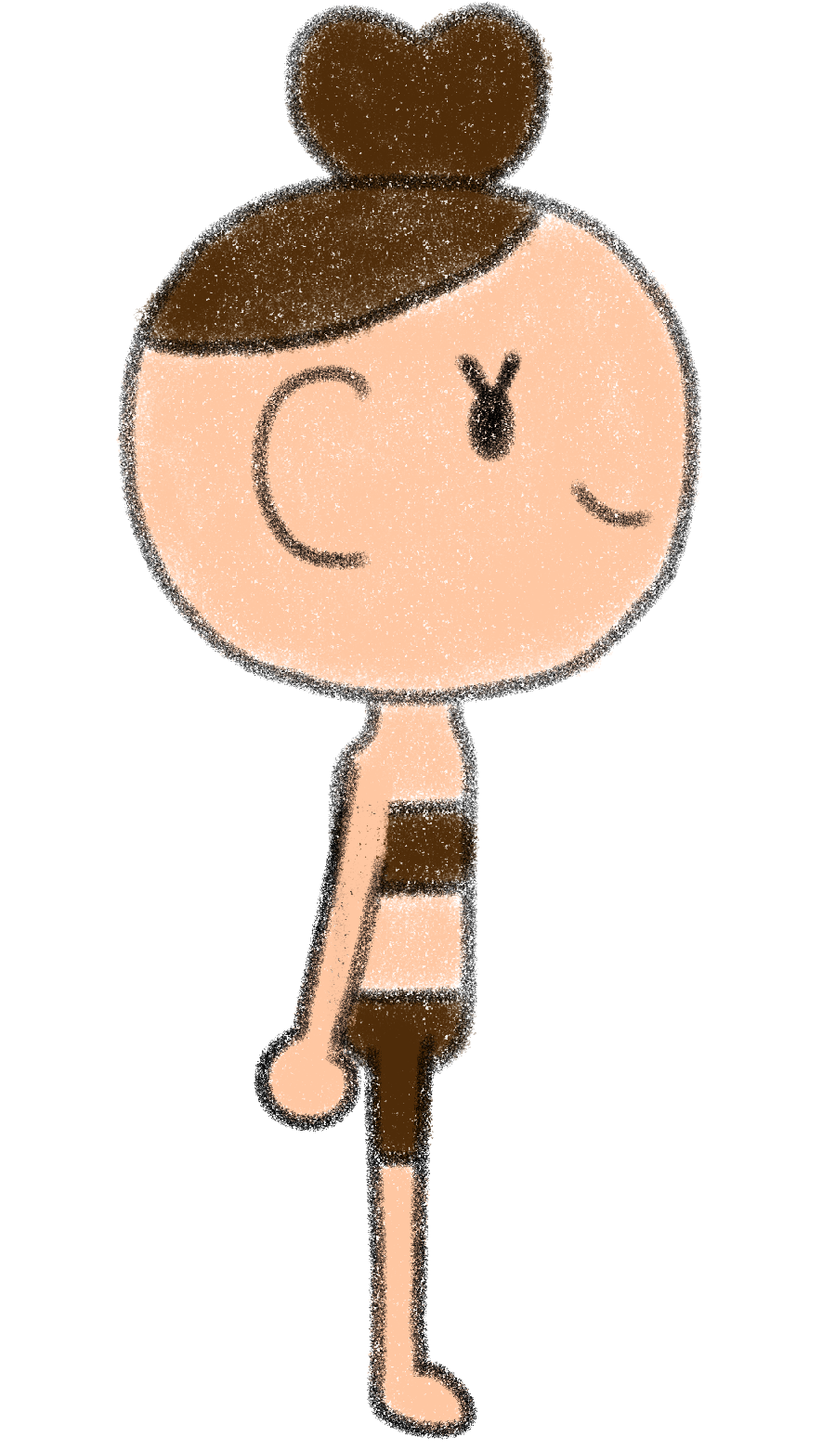
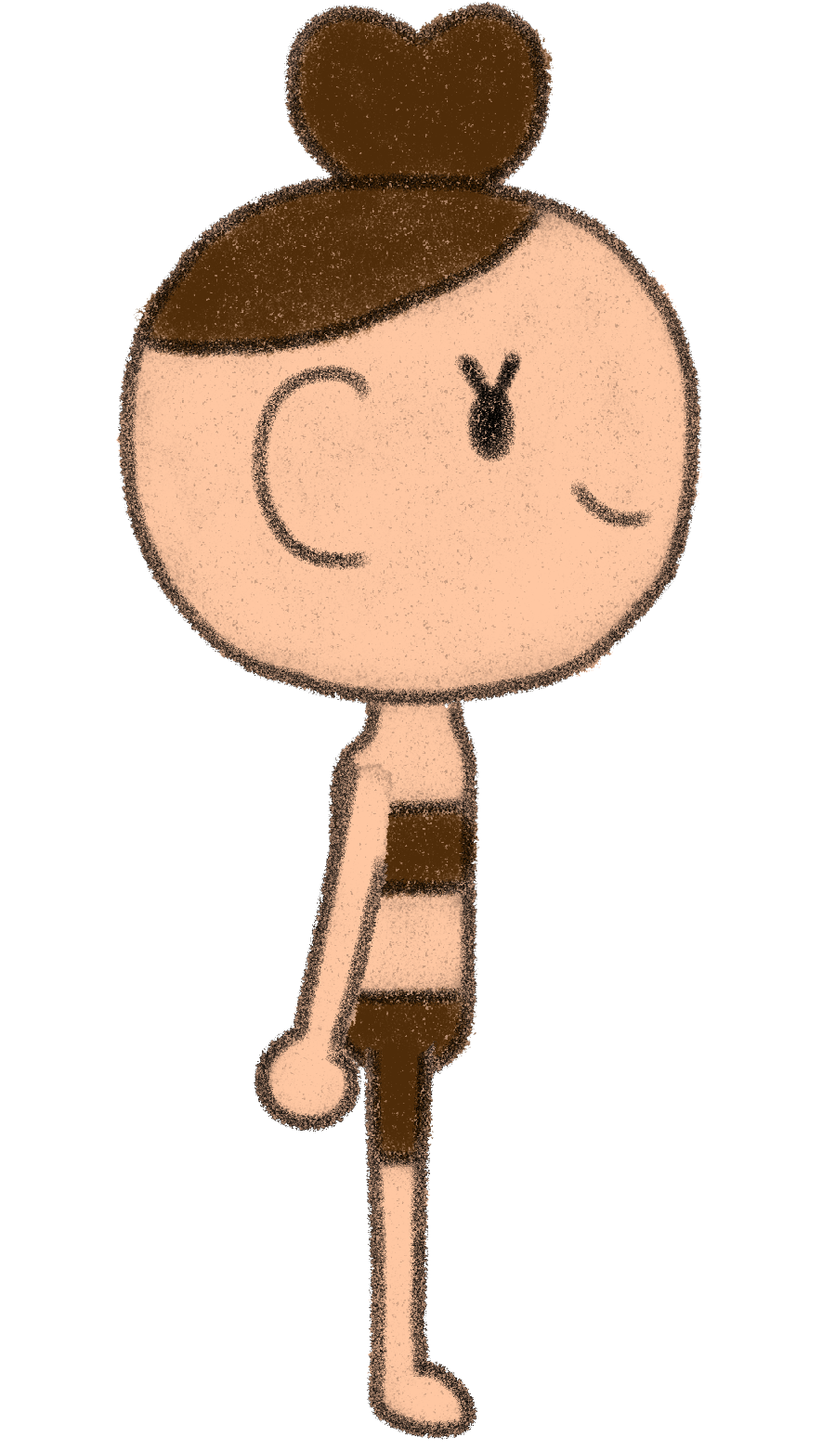
Revision of a layered w=822, h=1450 image; what changed, layer by layer:
painted on "right cabeza" over <box>116,1,702,708</box>
painted on "brazo_derecho" over <box>253,758,395,1132</box>
painted on "pierna_derecha" over <box>362,1010,478,1440</box>
painted on "right cuerpo" over <box>325,687,480,1084</box>
painted on "pierna_izq" over <box>362,1010,478,1440</box>
painted on "brazo_izq" over <box>253,758,395,1132</box>
